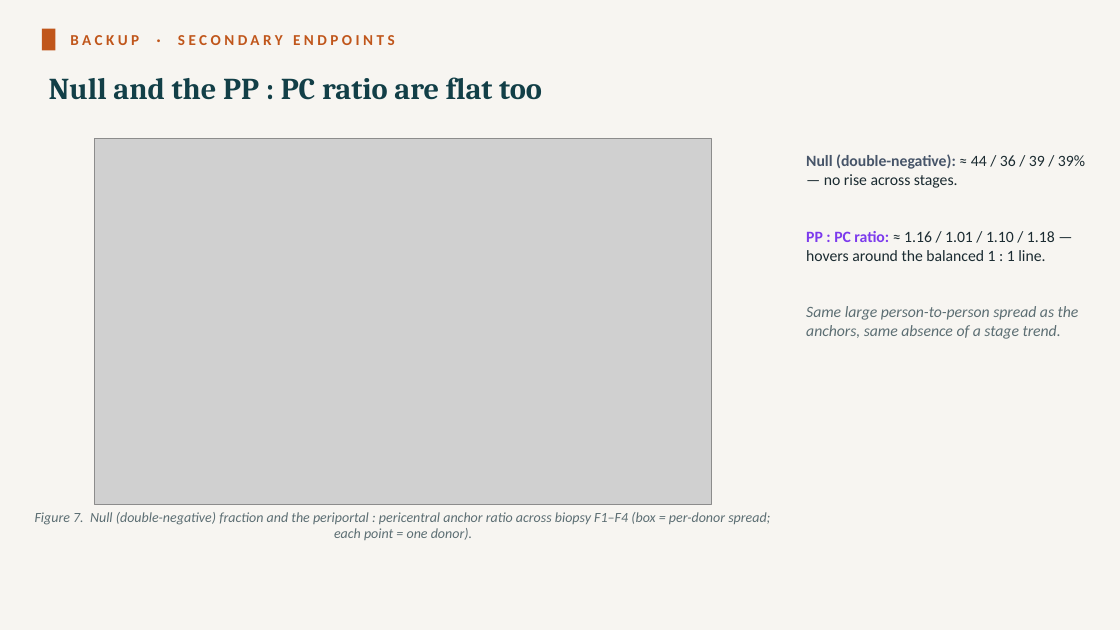
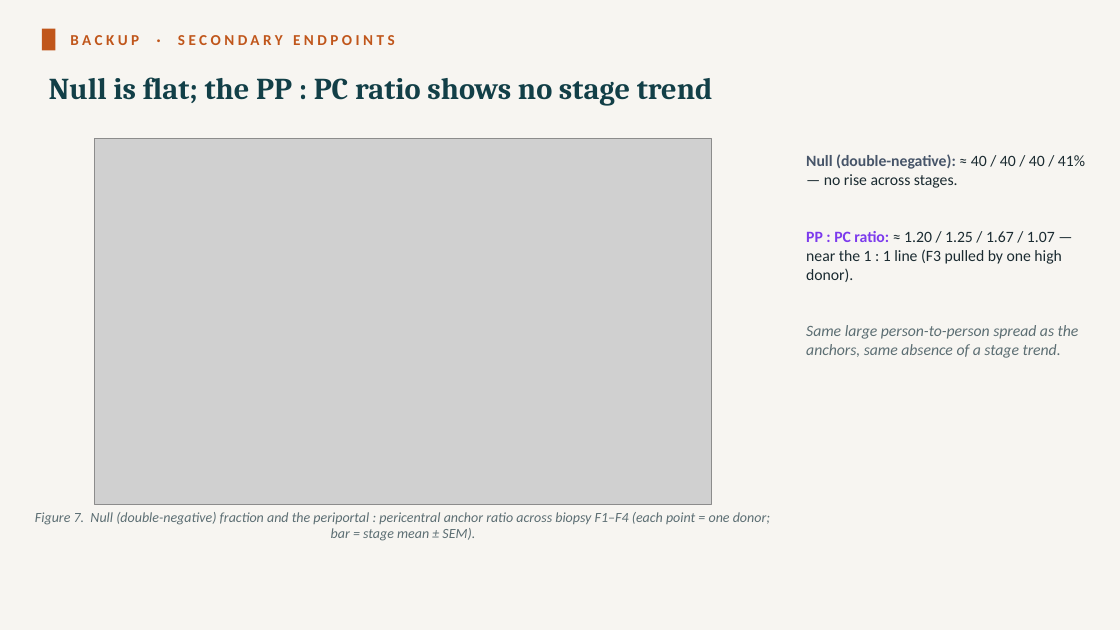
Before and after one commit to roeetekoah/liver-zonation, a slide deck: slide 20 of presentation/MASLD_stages_computational_analysis_roee_shira.pptx. Drawn at 1120x630 pixels with LibreOffice and Linux fonts; fonts in the diff are those of the drawing; grey boxes stand for pictures. Boxes give left, top, right and bottom in pixels: in the first picture for what was removed or moved away, otherwise in the second. Text is boxed around its words. In the diff, an @@ line names an element or a change of style, - is before the commit and + after.

```diff
--- a/presentation/MASLD_stages_computational_analysis_roee_shira.pptx
+++ b/presentation/MASLD_stages_computational_analysis_roee_shira.pptx
@@ text at bbox=[49, 77, 713, 106]: text changed @@
-Null and the PP : PC ratio are flat too
+Null is flat; the PP : PC ratio shows no stage trend
@@ text at bbox=[806, 154, 1085, 282]: text changed @@
-Null (double-negative): ≈ 44 / 36 / 39 / 39% — no rise across stages.
-PP : PC ratio: ≈ 1.16 / 1.01 / 1.10 / 1.18 — hovers around the balanced 1 : 1 line.
+Null (double-negative): ≈ 40 / 40 / 40 / 41% — no rise across stages.
+PP : PC ratio: ≈ 1.20 / 1.25 / 1.67 / 1.07 — near the 1 : 1 line (F3 pulled by one high donor).
@@ text at bbox=[35, 512, 770, 541]: text changed @@
-Figure 7. Null (double-negative) fraction and the periportal : pericentral anchor ratio across biopsy F1–F4 (box = per-donor spread; each point = one donor).
+Figure 7. Null (double-negative) fraction and the periportal : pericentral anchor ratio across biopsy F1–F4 (each point = one donor; bar = stage mean ± SEM).
```
Also in this commit, not shown: 1 other slide changed, 5 other files.
